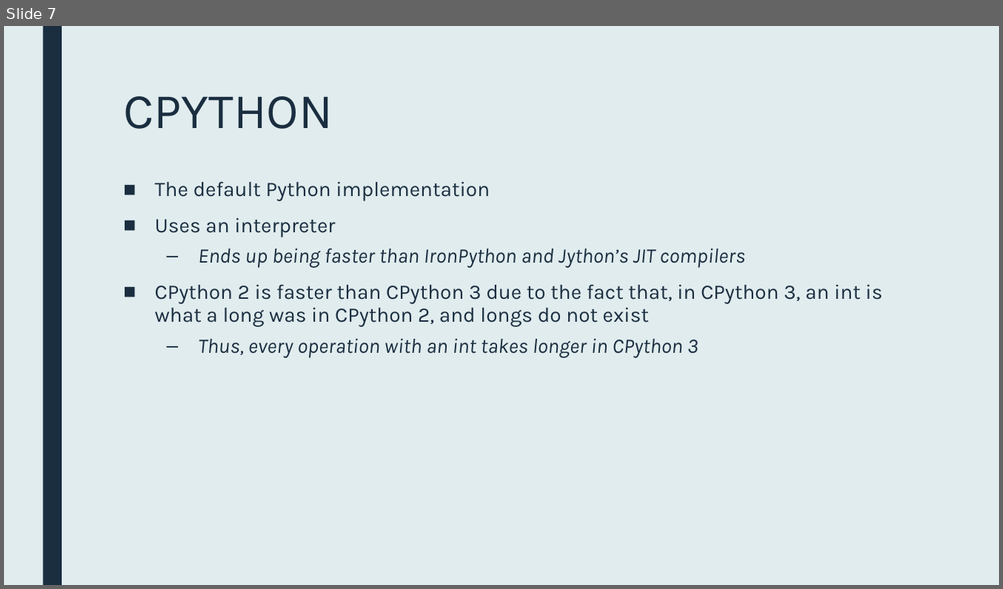
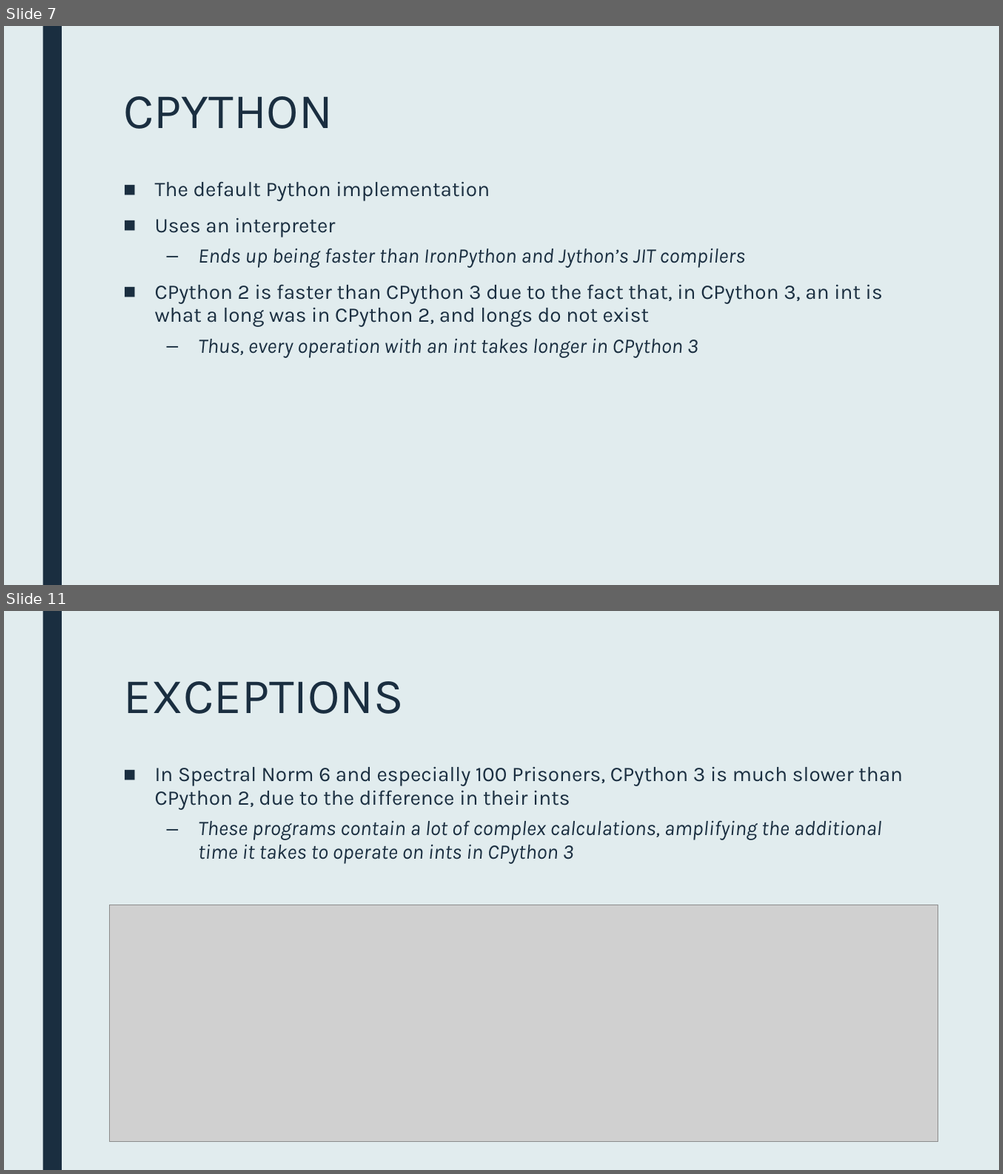
Before and after one commit to gehrigweber/python-comparison, a slide deck: Presentation.pptx. Shown one above the other, each under a label of ours: slide 7 before the commit, slides 7 and 11 after it; the slides between them are not shown. The pictures are 1003x589 and 1003x1174 pixels, drawn with LibreOffice and Linux fonts; fonts in the diff are those of the drawing; grey boxes stand for pictures. Boxes give left, top, right and bottom in pixels: in the first picture for what was removed or moved away, otherwise in the second. Text is boxed around its words. In the diff, an @@ line names an element or a change of style, - is before the commit and + after.

```diff
--- a/Presentation.pptx
+++ b/Presentation.pptx
@@ slide 11 added at (x1=4, y1=611, x2=999, y2=1170), background #E1ECEE; not listed: 1 template element that a slide beside it also shows @@
@@ title added at (x1=123, y1=681, x2=404, y2=714), 48 pt, text #1A2E40 @@
+EXCEPTIONS
@@ text added at (x1=155, y1=767, x2=902, y2=864), 20 pt, text #1A2E40, italic @@
+■ In Spectral Norm 6 and especially 100 Prisoners, CPython 3 is much slower than CPython 2, due to the difference in their ints
+  – These programs contain a lot of complex calculations, amplifying the additional time it takes to operate on ints in CPython 3
@@ picture added at (x1=110, y1=905, x2=938, y2=1142) @@
```
Also in this commit, not shown: 2 slides changed, 7 other slides added, 4 slides removed, 1 other file.
